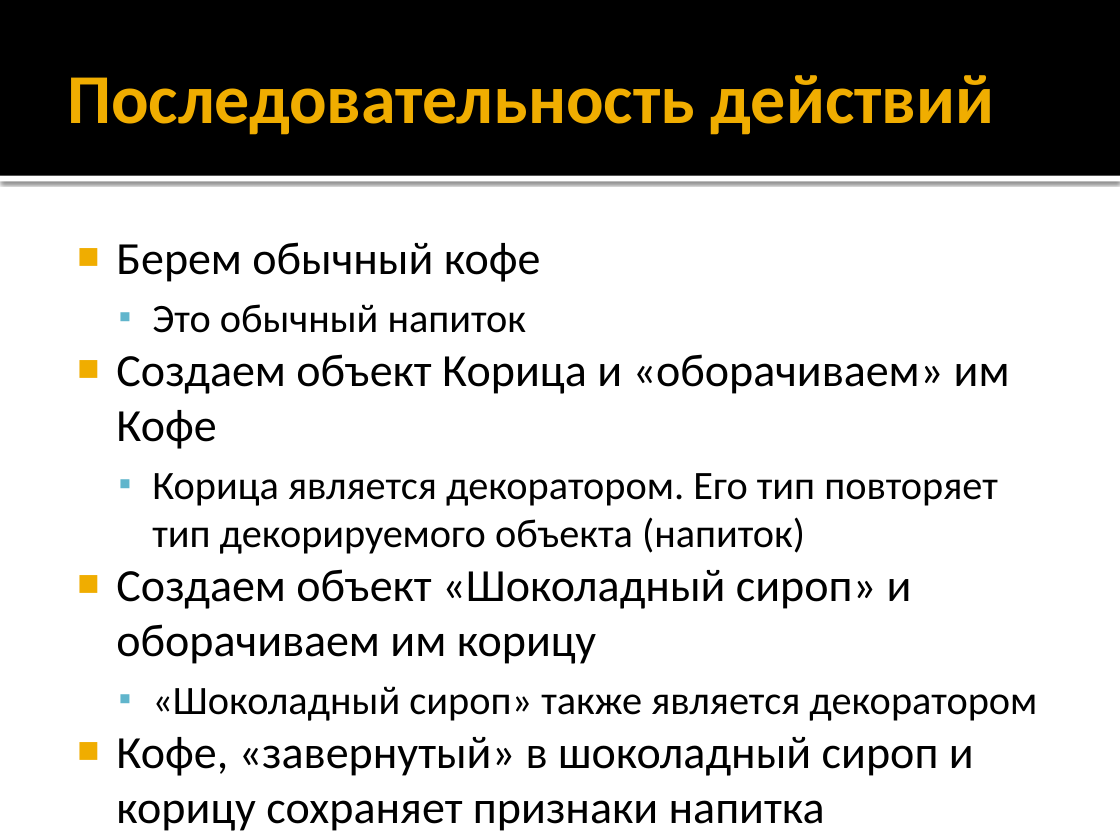
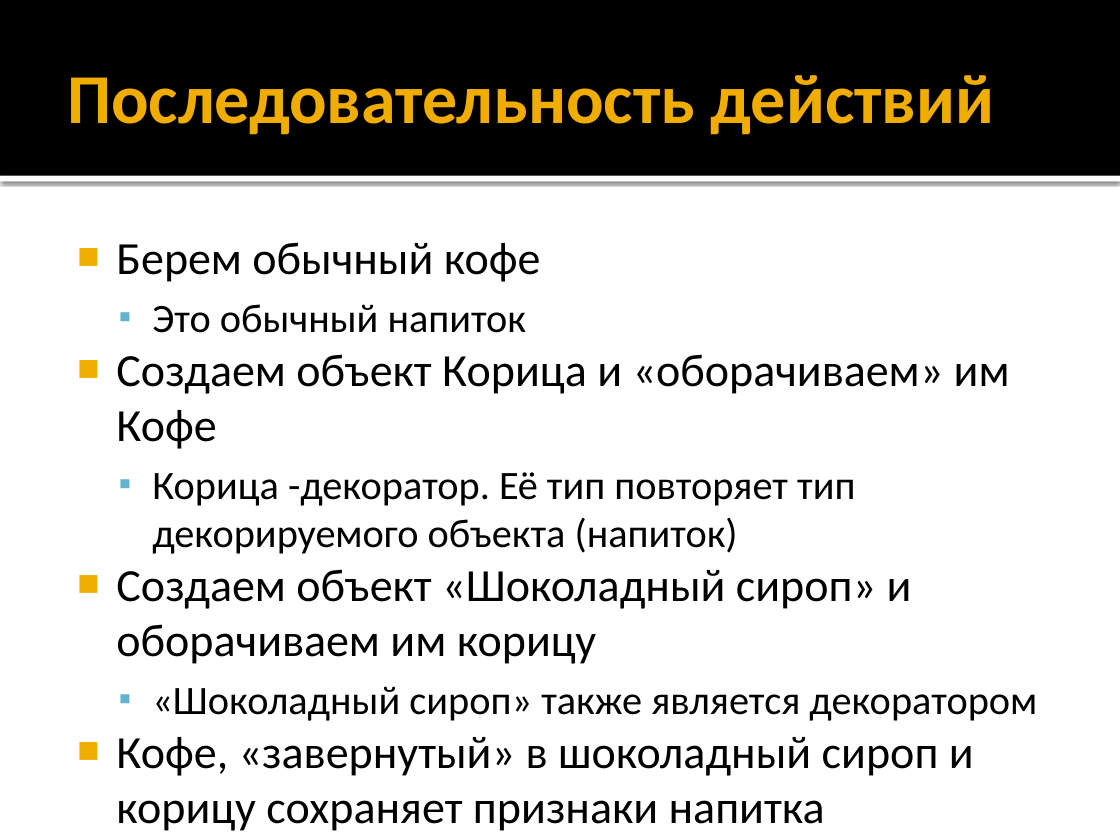
Before and after one commit to alexey-malov/ood, a slide deck: slide 14 of lectures/03.decorator/decorator.pptx. Drawn at 1120x840 pixels with LibreOffice and Linux fonts; fonts in the diff are those of the drawing. Boxes give left, top, right and bottom in pixels: in the first picture for what was removed or moved away, otherwise in the second. Text is boxed around its words. In the diff, an @@ line names an element or a change of style, - is before the commit and + after.

```diff
--- a/lectures/03.decorator/decorator.pptx
+++ b/lectures/03.decorator/decorator.pptx
@@ text at (x1=152, y1=472, x2=855, y2=554): text changed @@
-  ▪ Корица является декоратором. Его тип повторяет тип декорируемого объекта (напиток)
+  ▪ Корица -декоратор. Её тип повторяет тип декорируемого объекта (напиток)
```
Also in this commit, not shown: 1 other file.
